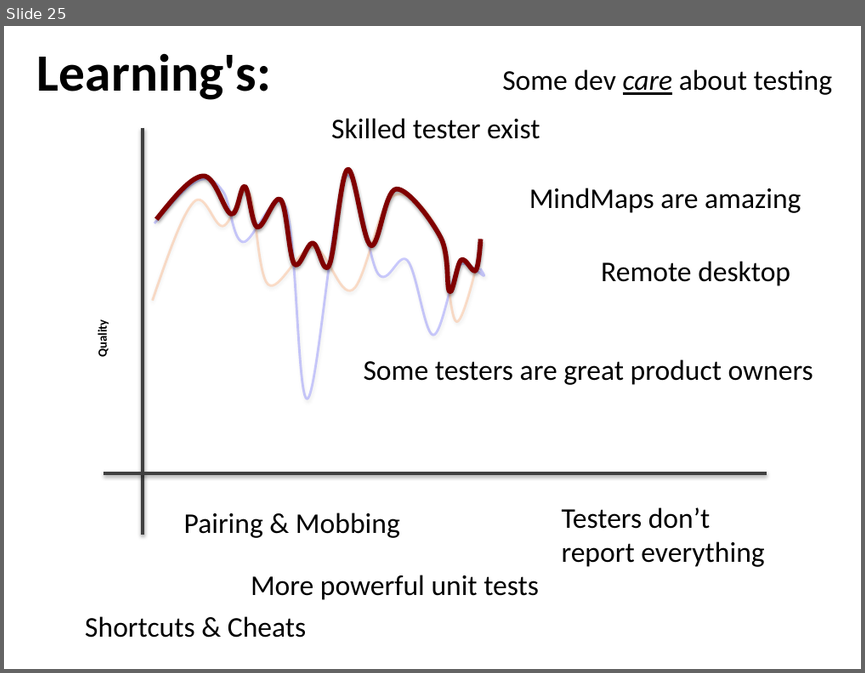
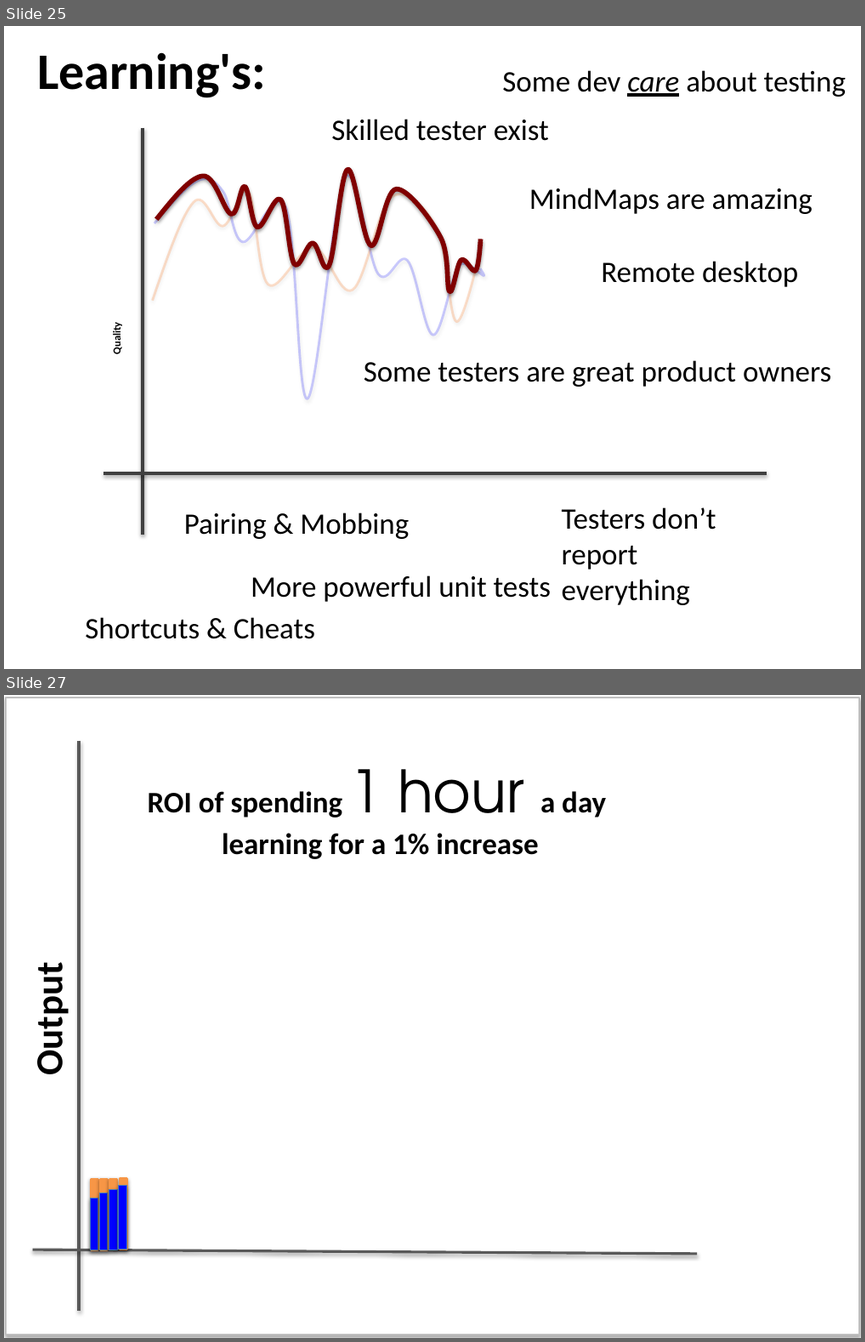
Before and after one commit to maaretp/TalesOfDeveloperTesterCollaboration, a slide deck: Tales from Tester Developer Collaboration.pptx. Shown one above the other, each under a label of ours: slide 25 before the commit, slides 25 and 27 after it; the slides between them are not shown. The pictures are 865x673 and 865x1342 pixels, drawn with LibreOffice and Linux fonts; fonts in the diff are those of the drawing. Boxes give left, top, right and bottom in pixels: in the first picture for what was removed or moved away, otherwise in the second. Text is boxed around its words. In the diff, an @@ line names an element or a change of style, - is before the commit and + after.

```diff
--- a/Tales from Tester Developer Collaboration.pptx
+++ b/Tales from Tester Developer Collaboration.pptx
@@ slide 27 added at (4,695,861,1338), background #FFFFFF @@
@@ rounded rectangle added at (6,698,859,1333), fill #FFFFFF, outline #BFBFBF 1.5 pt @@
@@ line added from (79, 740) to (79, 1310), #595959 2.25 pt @@
@@ text added at (148,791,606,859), 25 pt, text #000000, bold @@
+ROI of spending 1 hour a day
+learning for a 1% increase
@@ text added at (26,973,73,1072), 32 pt, text #000000, bold @@
+Output
@@ rectangle added at (120,1179,126,1248), fill #F79646, outline #F79646 2 pt @@
@@ rectangle added at (91,1198,99,1249), fill #0000FF, outline #4B7EBC 0.75 pt @@
@@ rectangle added at (92,1179,98,1249), fill #F79646, outline #F79646 2 pt @@
@@ rectangle added at (99,1193,108,1249), fill #0000FF, outline #4B7EBC 0.75 pt @@
@@ rectangle added at (100,1179,107,1249), fill #F79646, outline #F79646 2 pt @@
@@ rectangle added at (109,1189,117,1249), fill #0000FF, outline #4B7EBC 0.75 pt @@
@@ rectangle added at (110,1179,117,1249), fill #F79646, outline #F79646 2 pt @@
@@ rectangle added at (119,1185,127,1248), fill #0000FF, outline #4B7EBC 0.75 pt @@
@@ line added from (32, 1249) to (697, 1253), #595959 2.25 pt @@
@@ slide 25 changed as well @@
@@ text "Learning's:" at (37,52,266,98): size 44 to 43 pt @@
@@ text "Quality": place and size @@
-text "Quality" at (95,323,110,356)
+text "Quality" at (110,324,123,353)
@@ text "Quality" at (110,324,123,353): size 10.5 to 9 pt @@
@@ size 24 to 25 pt in 9 elements at (601,261,798,287), (85,617,315,639), (184,512,409,539), (331,119,549,141), (250,575,551,601), (529,188,812,214), (502,70,846,97), (364,360,831,386), (562,507,716,605) @@
```
Also in this commit, not shown: 23 other slides changed, 2 other slides added.
